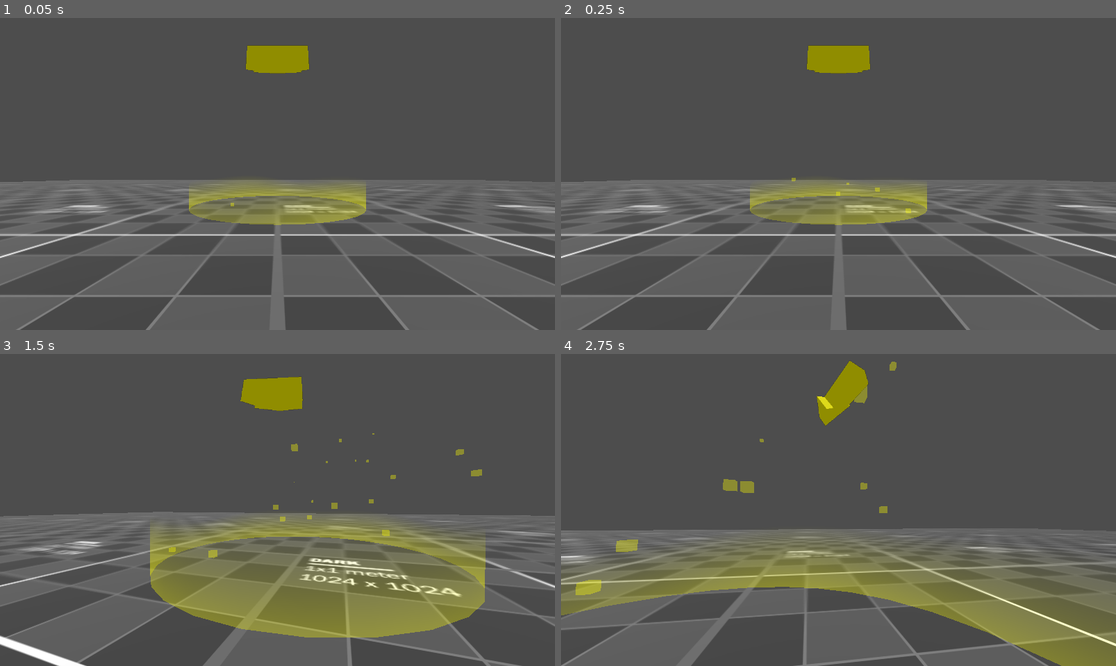
Above: before the commit, frames 1-4 (two rows, left to right).
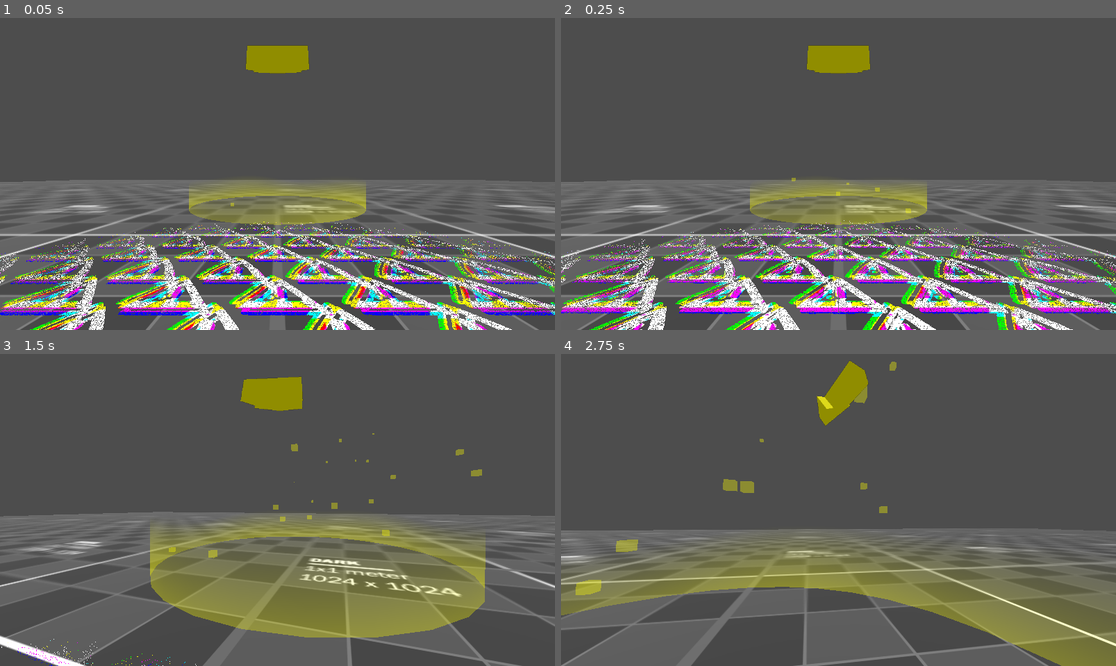
Above: after the commit, the same moments.

Repository: dairycultist/CityZoomer
Game: Godot game, scene res://game_scene.tscn
The game is run twice, just before and just after one commit, with the same random seed, the same clock (stepped at 60 frames per second) and the same inputs.
Inputs (mouse positions are in pixels of both pictures, inside the frame that each line leads up to):
- Up to frame 1 (0.05 s): no input
- Up to frame 2 (0.25 s): no input
- Up to frame 3 (1.5 s): move the mouse to (305, 510) at 0.52 s; hold W (walk_up) from 0.53 s (still down); tap Space (jump) at 0.77 s; move the mouse to (249, 510) at 1.27 s
- Up to frame 4 (2.75 s): keep holding W (walk_up); tap Space (jump) at 1.52 s; move the mouse to (849, 503) at 2.02 s

The runs differ from the first frame. In frame 1, 11% of the frame differs, in the area x 0-100%, y 65-100%; in frame 2, 10%; in frame 3, less than 0.1%; in frame 4, nothing differs.

Commit message:
Cool death barrier shader

Diff:
--- a/game_scene.tscn
+++ b/game_scene.tscn
@@ -7,6 +7,8 @@
 [ext_resource type="ArrayMesh" uid="uid://dc4oajsqudg75" path="res://arrow.obj" id="4_mixcd"]
 [ext_resource type="Script" uid="uid://cx5pf7j1ca2mx" path="res://checkpoint.gd" id="5_6e45b"]
 [ext_resource type="Script" uid="uid://d0x1o3jgcm7k0" path="res://checkpoint_compass.gd" id="5_mj2jn"]
+[ext_resource type="Shader" uid="uid://bq3uh4maovbii" path="res://things/death_barrier/death_barrier.gdshader" id="8_e35lh"]
+[ext_resource type="Texture2D" uid="uid://binc7piiokdb0" path="res://things/death_barrier/death_barrier.png" id="9_udeyl"]
 
 [sub_resource type="CapsuleShape3D" id="CapsuleShape3D_mlf6e"]
 
@@ -70,6 +72,19 @@
 
 [sub_resource type="CylinderShape3D" id="CylinderShape3D_kdryc"]
 radius = 4.0
+
+[sub_resource type="ShaderMaterial" id="ShaderMaterial_udeyl"]
+render_priority = 0
+shader = ExtResource("8_e35lh")
+shader_parameter/albedo_texture = ExtResource("9_udeyl")
+shader_parameter/uv_scale = 10.0
+shader_parameter/max_player_dist = 5.0
+shader_parameter/player_dist = 0.0
+
+[sub_resource type="QuadMesh" id="QuadMesh_miq82"]
+material = SubResource("ShaderMaterial_udeyl")
+size = Vector2(10, 10)
+orientation = 1
 
 [node name="GameScene" type="Node3D"]
 
@@ -149,3 +164,7 @@
 [node name="CollisionShape3D" type="CollisionShape3D" parent="Checkpoint"]
 transform = Transform3D(1, 0, 0, 0, 1, 0, 0, 0, 1, 0, 1, 0)
 shape = SubResource("CylinderShape3D_kdryc")
+
+[node name="DeathBarrier" type="MeshInstance3D" parent="."]
+transform = Transform3D(1, 0, 0, 0, 1, 0, 0, 0, 1, 0, 0.36035, 0)
+mesh = SubResource("QuadMesh_miq82")
--- /dev/null
+++ b/things/death_barrier/death_barrier.gdshader
@@ -0,0 +1,44 @@
+shader_type spatial;
+render_mode unshaded;
+
+uniform sampler2D albedo_texture;
+
+uniform float uv_scale = 10;
+
+uniform float max_player_dist = 5;
+uniform float player_dist = 0;
+
+void vertex() {
+	// Called for every vertex the material is visible on.
+}
+
+float random(float seed) {
+    return fract(sin(dot(vec2(TIME + seed, TIME - seed),
+        vec2(12.9898,78.233))) * 43758.5453123);
+}
+
+void fragment() {
+
+	vec2 centered_uv = vec2((UV.x - 0.5) * 2.0, (UV.y - 0.5) * 2.0);
+	float center_dist = centered_uv.x * centered_uv.x + centered_uv.y * centered_uv.y;
+
+	if (center_dist + random(UV.x) > 1.0 - player_dist / max_player_dist) {
+		discard;
+	}
+
+	float glitch_offset = 0.04; //5.0 - player_dist_from;
+
+	vec4 sample_center = texture(albedo_texture, uv_scale * UV);
+	vec4 sample_up = texture(albedo_texture,
+		uv_scale * UV + vec2(glitch_offset + random(10.0) * glitch_offset, glitch_offset + random(45.0) * glitch_offset)
+		);
+	vec4 sample_down = texture(albedo_texture,
+		uv_scale * UV - vec2(glitch_offset + random(20.0) * glitch_offset, glitch_offset + random(5.0) * glitch_offset)
+		);
+
+	if (sample_center.a < 0.5 && sample_up.a < 0.5 && sample_down.a < 0.5) {
+		discard;
+	}
+
+	ALBEDO = vec3(sample_center.r, sample_up.r, sample_down.r);
+}
Not shown: 1 places in game_scene.tscn that only renumber resources
Not shown, added: things/death_barrier/death_barrier.gdshader.uid
Binary file added: things/death_barrier/death_barrier.png
Not shown, added: things/death_barrier/death_barrier.png.import
